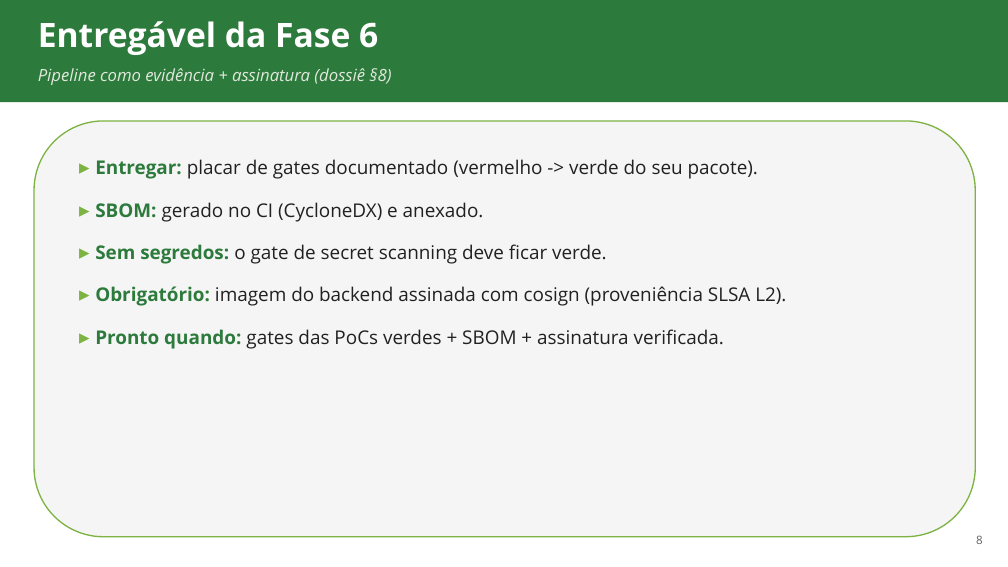
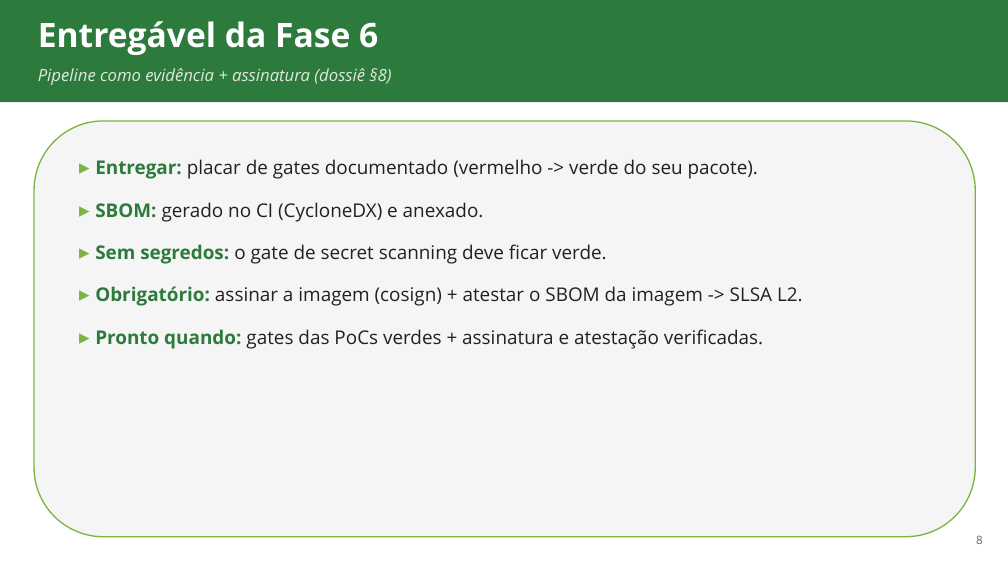
Before and after one commit to ads-sapucaia-ssc/SSC, a slide deck: slide 8 of aulas/aula-08-devsecops.pptx. Drawn at 1008x567 pixels with LibreOffice and Linux fonts; fonts in the diff are those of the drawing. Boxes give left, top, right and bottom in pixels: in the first picture for what was removed or moved away, otherwise in the second. Text is boxed around its words. In the diff, an @@ line names an element or a change of style, - is before the commit and + after.

```diff
--- a/aulas/aula-08-devsecops.pptx
+++ b/aulas/aula-08-devsecops.pptx
@@ text at (95, 286, 803, 349): text changed @@
-▸ Obrigatório: imagem do backend assinada com cosign (proveniência SLSA L2).
-▸ Pronto quando: gates das PoCs verdes + SBOM + assinatura verificada.
+▸ Obrigatório: assinar a imagem (cosign) + atestar o SBOM da imagem -> SLSA L2.
+▸ Pronto quando: gates das PoCs verdes + assinatura e atestação verificadas.
```
Also in this commit, not shown: 5 other files.
